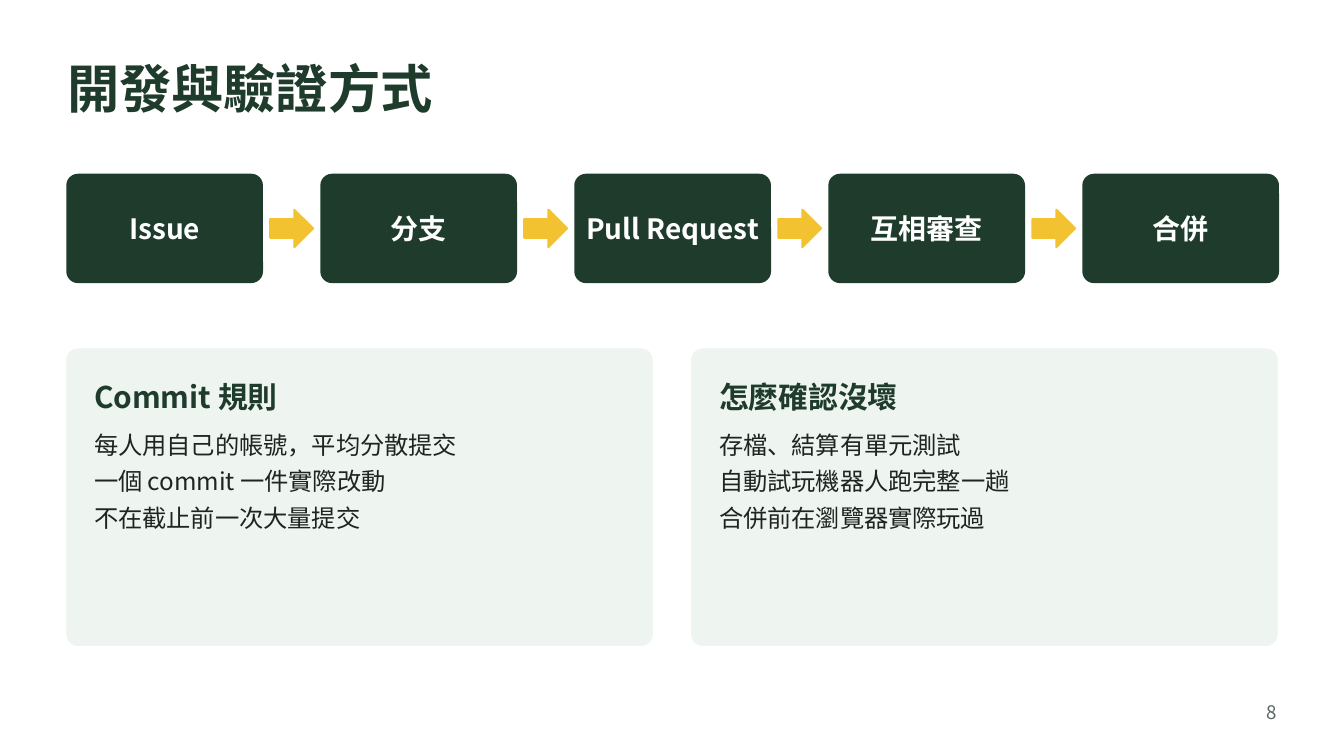
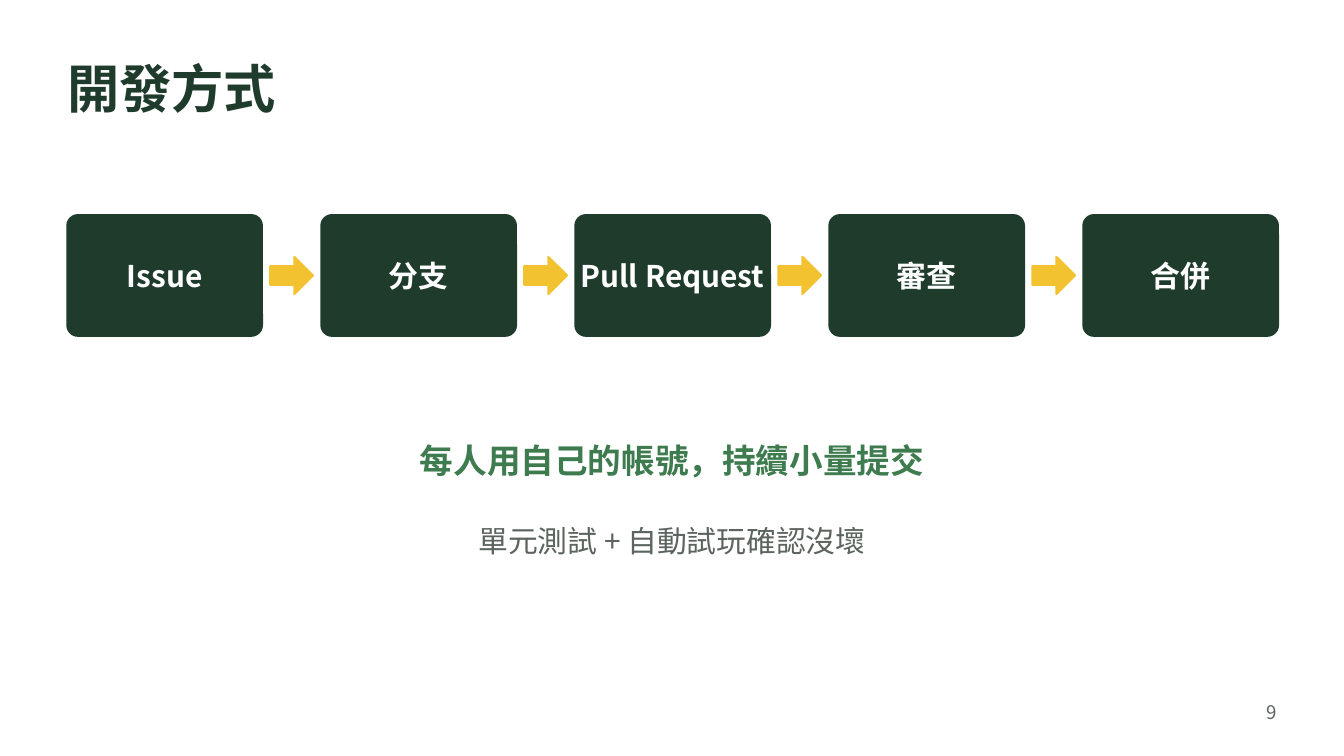
Before and after one commit to MoobyMoo/AOOP_Final_Project_Group_1, a slide deck: slide 9 of docs/AOOP_Group1_Build_Plan.pptx (slide 8 before the commit). Drawn at 1344x756 pixels with LibreOffice and Linux fonts; fonts in the diff are those of the drawing. Boxes give left, top, right and bottom in pixels: in the first picture for what was removed or moved away, otherwise in the second. Text is boxed around its words. In the diff, an @@ line names an element or a change of style, - is before the commit and + after.

```diff
--- a/docs/AOOP_Group1_Build_Plan.pptx
+++ b/docs/AOOP_Group1_Build_Plan.pptx
@@ text at [67, 63, 276, 113]: text changed @@
-開發與驗證方式
+開發方式
@@ text "Issue": place and size @@
-text "Issue" at [129, 218, 200, 240]
+text "Issue" at [127, 265, 203, 288]
@@ rounded rectangle: place and size @@
-rounded rectangle at [67, 175, 262, 282]
+rounded rectangle at [67, 215, 262, 336]
@@ text "分支": place and size @@
-text "分支" at [391, 215, 447, 242]
+text "分支" at [389, 261, 449, 290]
@@ rounded rectangle: place and size @@
-rounded rectangle at [321, 175, 516, 282]
+rounded rectangle at [321, 215, 516, 336]
@@ text "Pull Request": place and size @@
-text "Pull Request" at [586, 216, 759, 245]
+text "Pull Request" at [581, 263, 764, 294]
@@ rounded rectangle: place and size @@
-rounded rectangle at [575, 175, 770, 282]
+rounded rectangle at [575, 215, 770, 336]
@@ proportions changed in 5 elements at [67, 215, 262, 336], [321, 215, 516, 336], [1083, 215, 1278, 336], [575, 215, 770, 336], [829, 215, 1024, 336] @@
@@ rounded rectangle: place and size @@
-rounded rectangle at [829, 175, 1024, 282]
+rounded rectangle at [829, 215, 1024, 336]
@@ size 15 to 16 pt in 4 elements at [127, 265, 203, 288], [389, 261, 449, 290], [581, 263, 764, 294], [1151, 261, 1211, 290] @@
@@ text "合併": place and size @@
-text "合併" at [1153, 215, 1209, 242]
+text "合併" at [1151, 261, 1211, 290]
@@ rounded rectangle: place and size @@
-rounded rectangle at [1083, 175, 1278, 282]
+rounded rectangle at [1083, 215, 1278, 336]
@@ 4 right arrows: place and size @@
-4 right arrows at [270, 210, 1075, 247]
+4 right arrows at [270, 257, 1075, 294]
@@ text at [897, 261, 957, 290]: text changed; size 15 to 16 pt @@
-互相審查
+審查
@@ rounded rectangle removed at [67, 349, 652, 645] @@
@@ rounded rectangle removed at [692, 349, 1277, 645] @@
@@ text removed at [94, 383, 278, 411] @@
-Commit 規則
@@ text removed at [719, 382, 898, 411] @@
-怎麼確認沒壞
@@ text removed at [94, 433, 457, 529] @@
-每人用自己的帳號，平均分散提交
-一個 commit 一件實際改動
-不在截止前一次大量提交
@@ text added at [420, 444, 924, 478], 18 pt, text #3E7C4F, bold @@
+每人用自己的帳號，持續小量提交
@@ text removed at [719, 433, 1009, 529] @@
-存檔、結算有單元測試
-自動試玩機器人跑完整一趟
-合併前在瀏覽器實際玩過
@@ text added at [478, 527, 865, 555], 16 pt, text #5B645E @@
+單元測試 + 自動試玩確認沒壞
@@ text at [1266, 705, 1276, 719]: text changed @@
-8
+9
```
Also in this commit, not shown: 6 other slides changed, 2 slides added, 1 slide removed, 4 other files.
